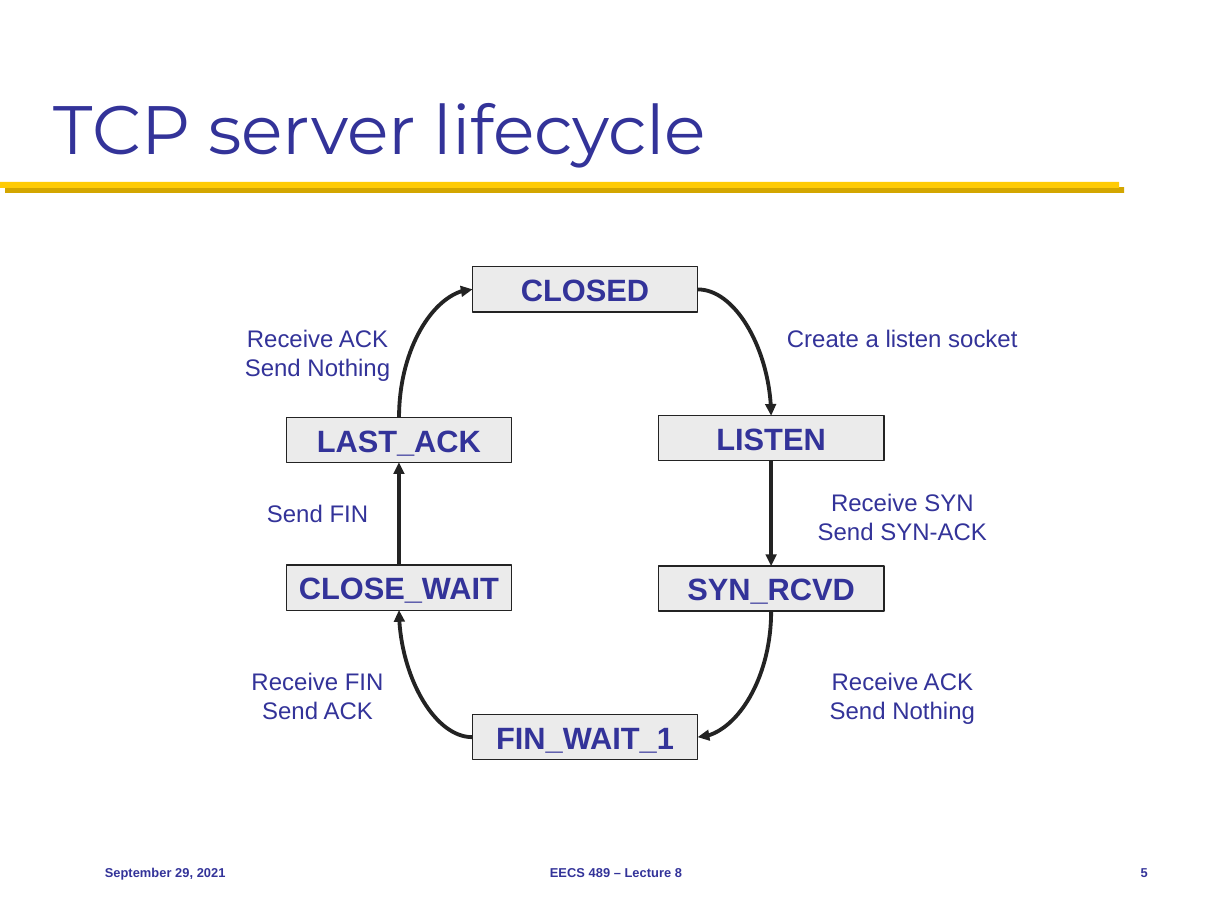
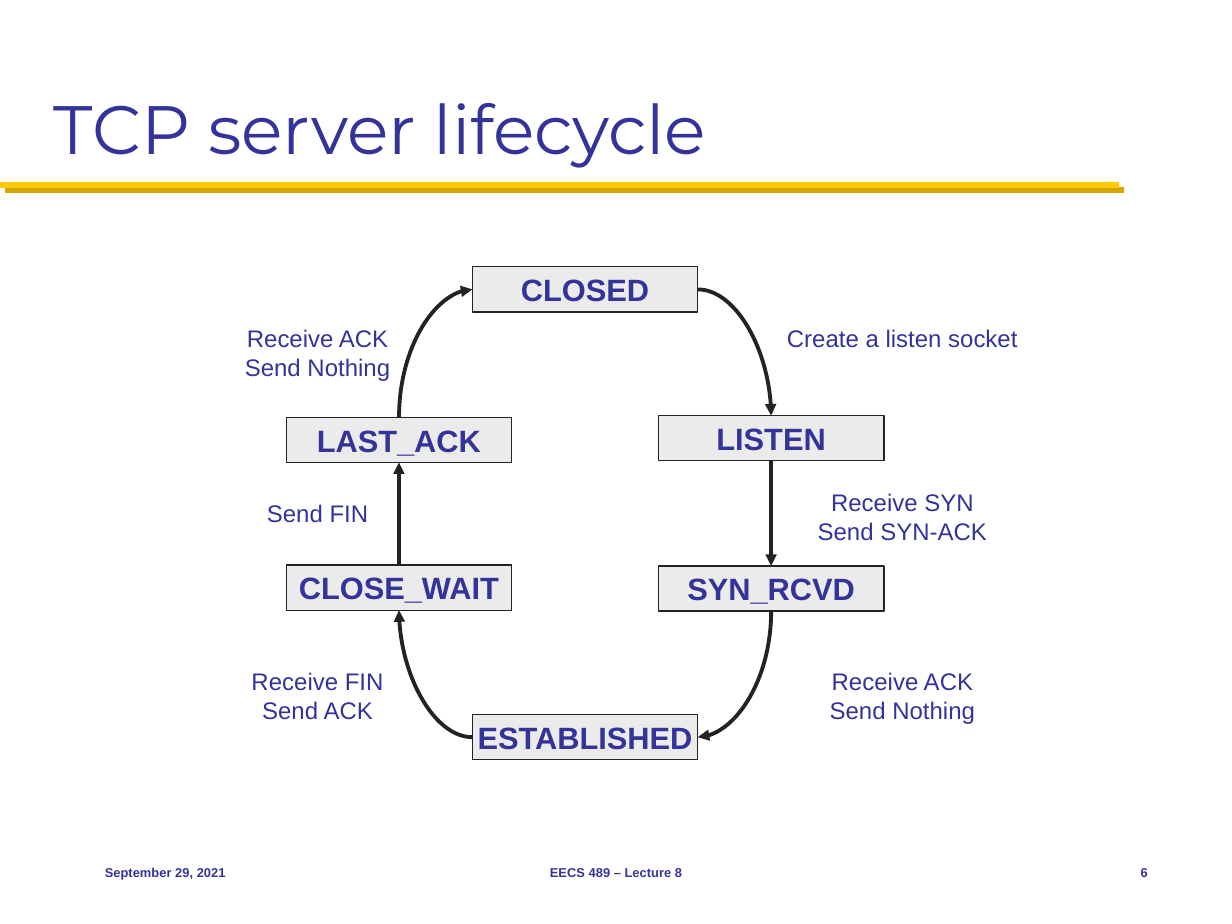
Before and after one commit to mosharaf/eecs489, a slide deck: slide 6 of Slides/092921.pptx (slide 5 before the commit). Drawn at 1232x924 pixels with LibreOffice and Linux fonts; fonts in the diff are those of the drawing. Boxes give left, top, right and bottom in pixels: in the first picture for what was removed or moved away, otherwise in the second. Text is boxed around its words. In the diff, an @@ line names an element or a change of style, - is before the commit and + after.

```diff
--- a/Slides/092921.pptx
+++ b/Slides/092921.pptx
@@ text in rectangle at [478, 727, 693, 750]: text changed @@
-FIN_WAIT_1
+ESTABLISHED
```
Also in this commit, not shown: 2 other slides changed, 1 slide added.
